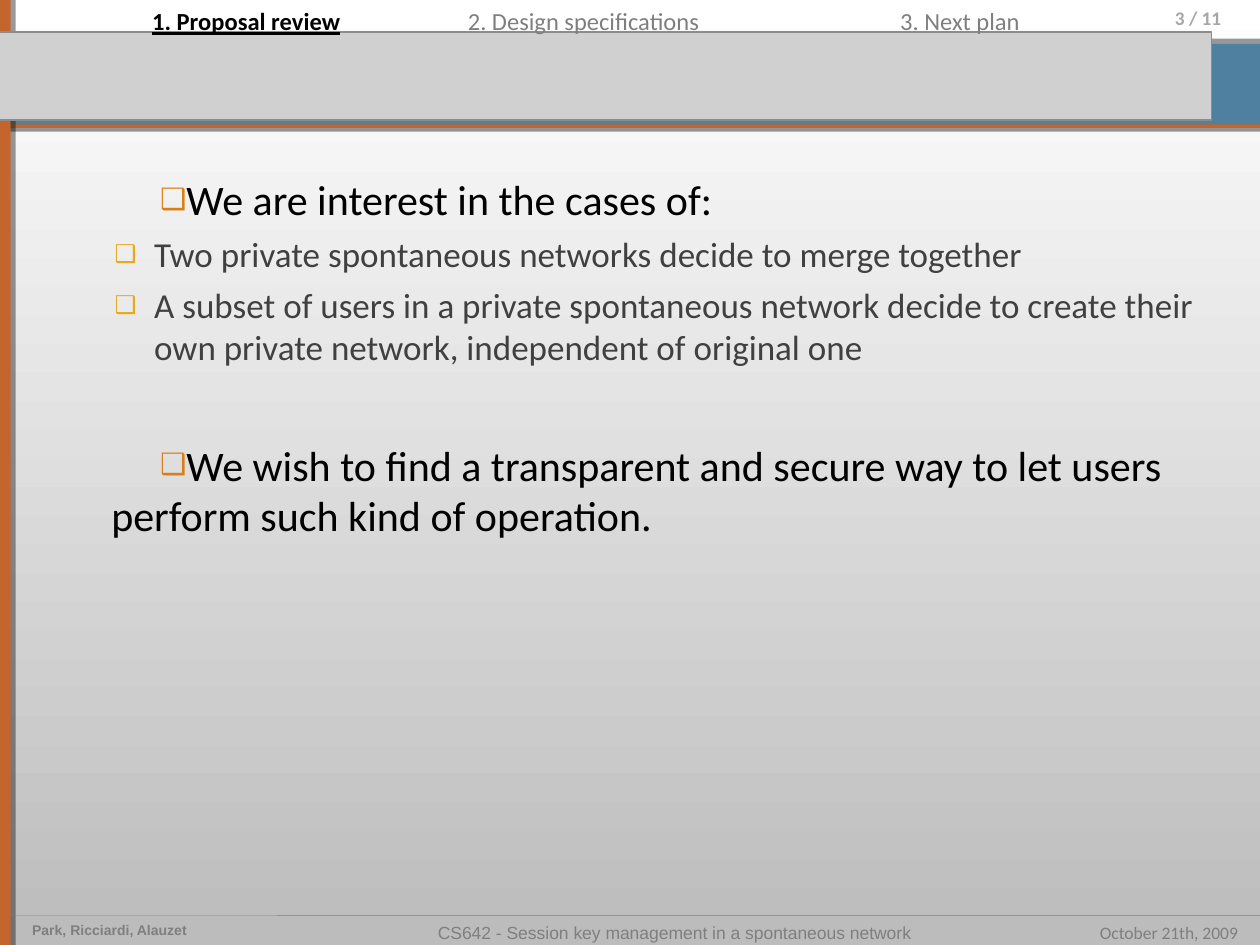
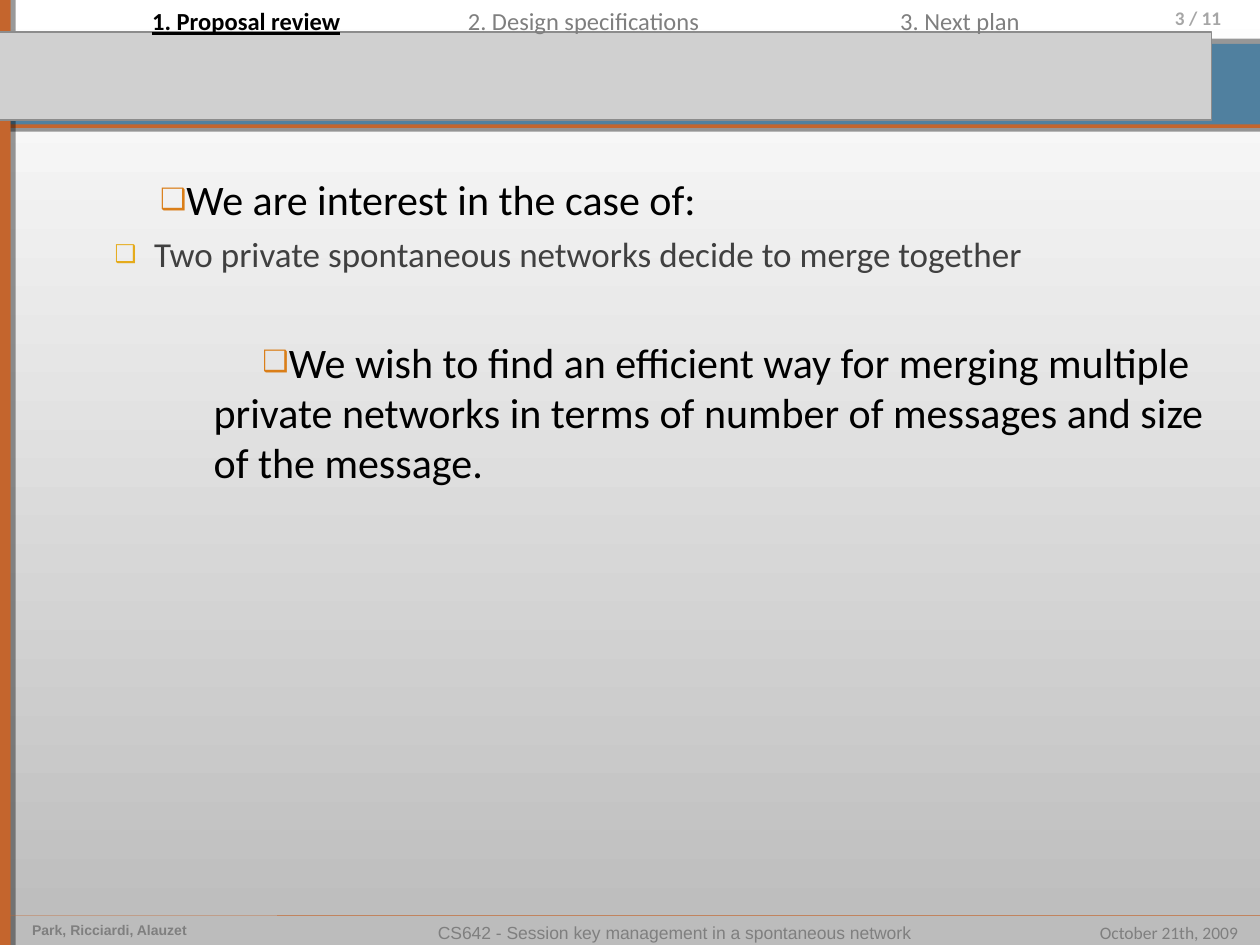
Before and after one commit to pierrealauzet/skemasnet, a slide deck: slide 3 of 2_design/CS462_Skemasnet_design.ppt. Drawn at 1260x945 pixels with LibreOffice and Linux fonts; fonts in the diff are those of the drawing; grey boxes stand for pictures. Boxes give left, top, right and bottom in pixels: in the first picture for what was removed or moved away, otherwise in the second. Text is boxed around its words. In the diff, an @@ line names an element or a change of style, - is before the commit and + after.

```diff
--- a/2_design/CS462_Skemasnet_design.ppt
+++ b/2_design/CS462_Skemasnet_design.ppt
@@ text at bbox=[186, 186, 695, 216]: text changed @@
-❑ We are interest in the cases of:
+❑ We are interest in the case of:
@@ text at bbox=[214, 349, 1203, 486]: text changed; size 20 to 24 pt; text colour #404040 to #000000 @@
-  ❑ A subset of users in a private spontaneous network decide to create their own private network, independent of original one
-❑ We wish to find a transparent and secure way to let users perform such kind of operation.
+❑ We wish to find an efficient way for merging multiple private networks in terms of number of messages and size of the message.
```
Also in this commit, not shown: 3 other slides changed, 5 slides removed, 2 other files.
